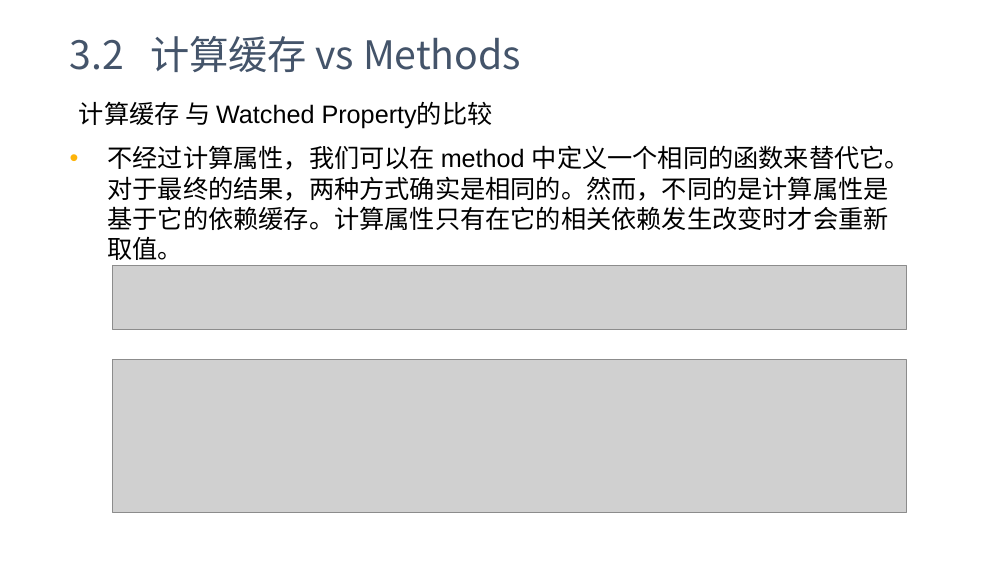
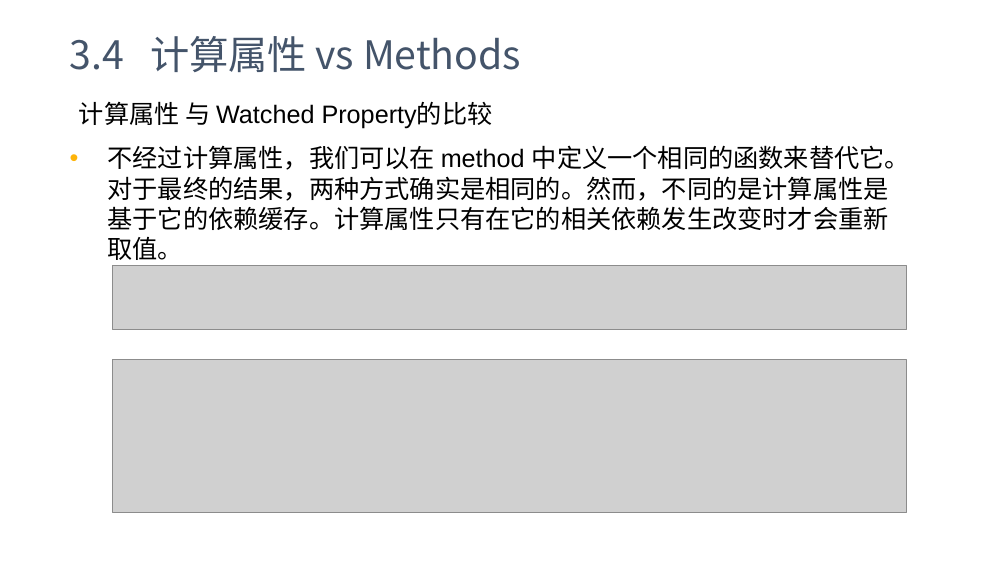
Before and after one commit to yxl2628/vuejs, a slide deck: slide 26 of 02 Vue基础.pptx (slide 24 before the commit). Drawn at 1008x567 pixels with LibreOffice and Linux fonts; fonts in the diff are those of the drawing; grey boxes stand for pictures. Boxes give left, top, right and bottom in pixels: in the first picture for what was removed or moved away, otherwise in the second. Text is boxed around its words. In the diff, an @@ line names an element or a change of style, - is before the commit and + after.

```diff
--- a/02 Vue基础.pptx
+++ b/02 Vue基础.pptx
@@ text at (70, 36, 521, 72): text changed @@
-3.2 计算缓存 vs Methods
+3.4 计算属性 vs Methods
@@ text at (79, 101, 493, 128): text changed @@
-计算缓存 与 Watched Property的比较
+计算属性 与 Watched Property的比较
```
Also in this commit, not shown: 3 other slides changed, 8 slides removed, 1 other file.
